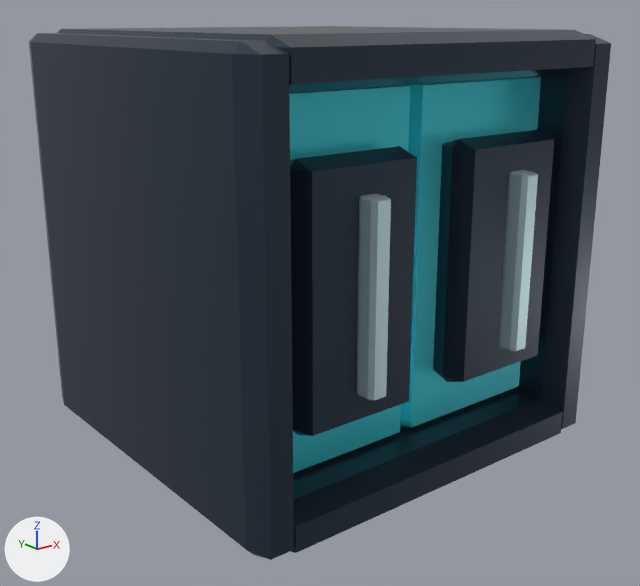
Renders of the FBX model Assets/TetherRush/Resources/ArtModels/EnergyGate.fbx from each side of a commit.
Rendered twice from a 50 mm camera at (-1.334, -1.702, 0.531) aimed at (-0.009, -0.046, -0.131). Every picture has the same lights, and +X, +Y and +Z are marked at lower left. The picture after the commit comes second. Where no turn or scale is listed for an object, it has been applied to the vertices. Vertices at exactly the same position are counted once.

Objects in the first picture: 'DoorLeft', 'DoorRight', 'Frame'.
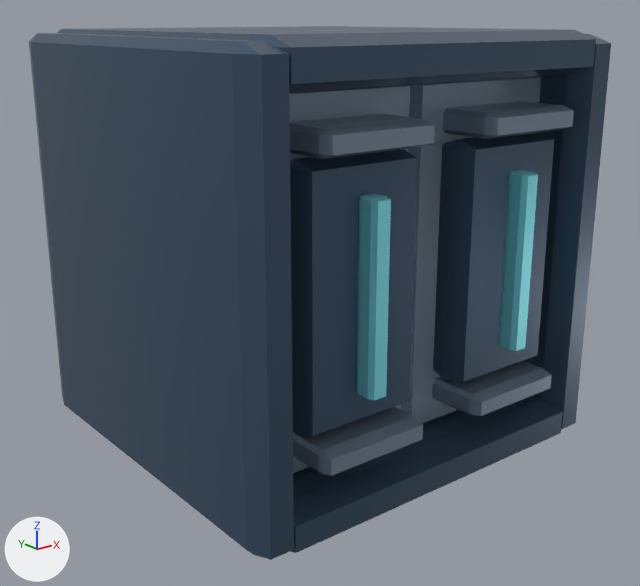
Location of each change, (x1, y1, x2, y2) in pixels of the pictures (640 x 586 px):
'Frame', recoloured: (29, 26, 611, 560) in both
'DoorLeft', recoloured, reshaped (dark blue to greyish blue, 13% wider): before (289, 85, 417, 473); after (289, 85, 434, 476)
'DoorRight', recoloured, reshaped (12% wider): before (400, 77, 554, 428); after (401, 77, 574, 423)
part 1 of me_cube_021, added: after (432, 361, 552, 416)
part 2 of me_cube_021, added: after (443, 101, 574, 139)
part 3 of me_cube_018, added: after (293, 407, 423, 476)
part 4 of me_cube_018, added: after (290, 114, 434, 159)

The edits, one by one:
Material 'Body' (mat_body) changes colour from cyan #45dae7 to greyish blue #8394a7; in linear values from (0.06, 0.7, 0.8) to (0.227, 0.294, 0.384).
Material 'Dark' (mat_dark) changes colour from dark blue #2d3a48 to dark blue #425870; in linear values from (0.026, 0.042, 0.065) to (0.055, 0.098, 0.161).
Material 'Accent' (mat_accent) changes colour from pale blue #d3f1f6 to cyan #8bf0fb; in linear values from (0.65, 0.88, 0.92) to (0.259, 0.875, 0.961).
me_cube_018 is used by ob_doorleft; location (0.0, 0.0, 0.0).
me_cube_018 had 64 vertices, 116 faces and spanned x -0.435..0.0, y -0.5..0.37, z -0.412..0.412.
me_cube_018 now has 112 vertices, 204 faces and spans x -0.435..0.0, y -0.5..0.37, z -0.412..0.412.
me_cube_018 part 3: a new loose piece of 24 vertices spanning x -0.352..-0.083, y -0.5..-0.297, z -0.341..-0.287, in mat_body (greyish blue #8394a7).
me_cube_018 part 4: a new loose piece of 24 vertices spanning x -0.352..-0.083, y -0.5..-0.297, z 0.287..0.341, in mat_body (greyish blue #8394a7).
me_cube_021 is used by ob_doorright; location (0.0, 0.0, 0.0).
me_cube_021 had 64 vertices, 116 faces and spanned x 0.0..0.435, y -0.5..0.37, z -0.412..0.412.
me_cube_021 now has 112 vertices, 204 faces and spans x 0.0..0.435, y -0.5..0.37, z -0.412..0.412.
me_cube_021 part 1: a new loose piece of 24 vertices spanning x 0.083..0.352, y -0.5..-0.297, z -0.341..-0.287, in mat_body (greyish blue #8394a7).
me_cube_021 part 2: a new loose piece of 24 vertices spanning x 0.083..0.352, y -0.5..-0.297, z 0.287..0.341, in mat_body (greyish blue #8394a7).
